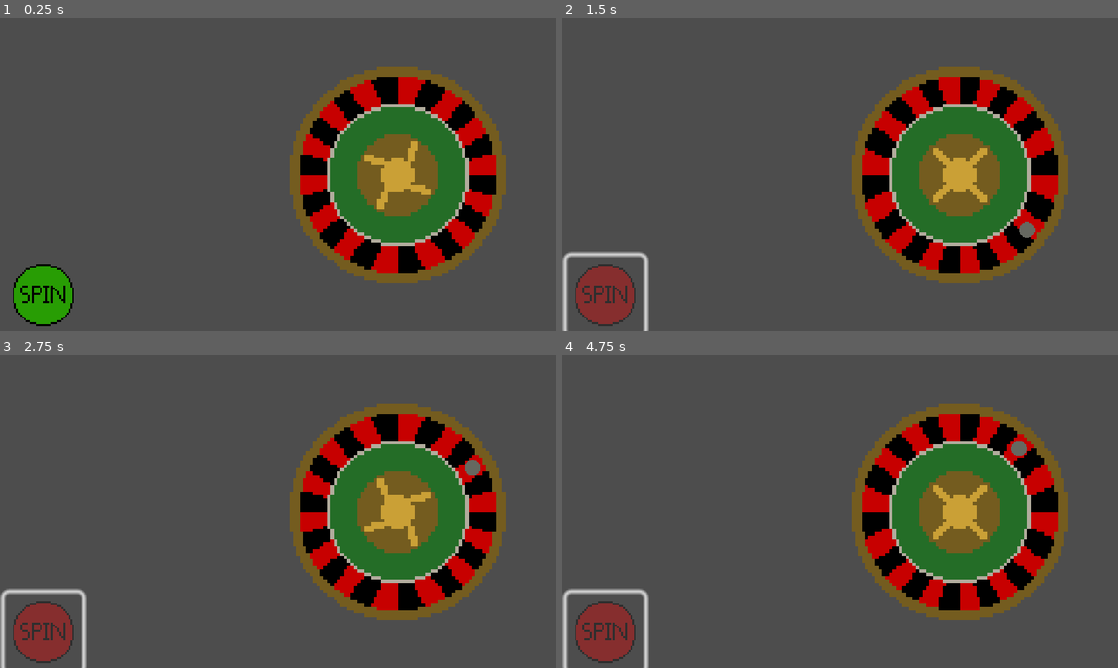
Above: before the commit, frames 1-4 (two rows, left to right).
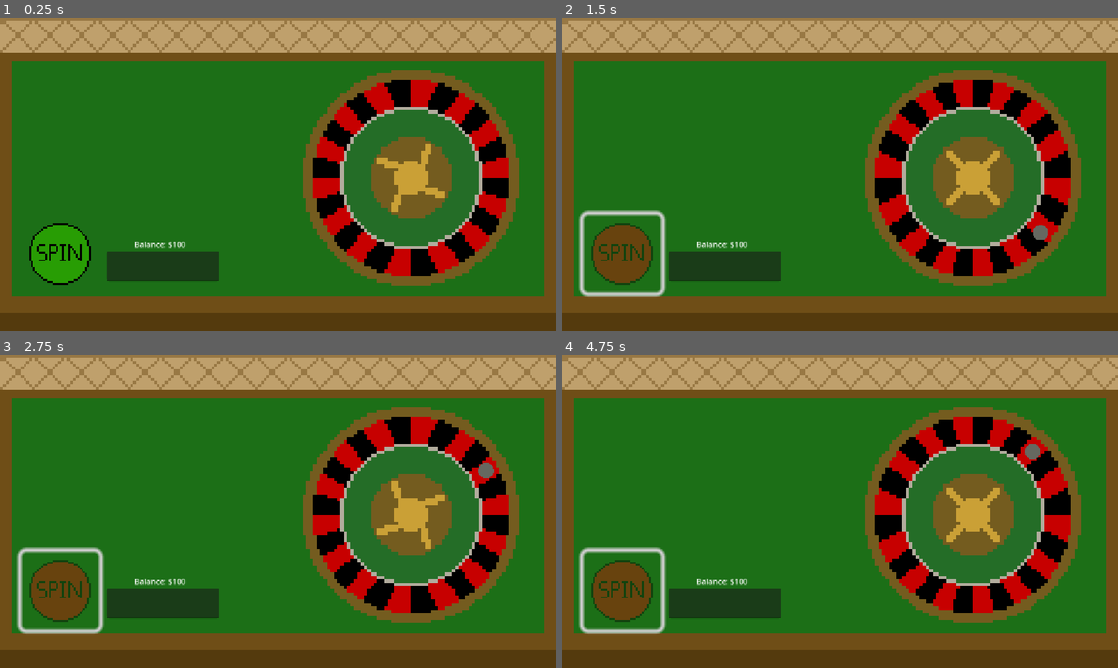
Above: after the commit, the same moments.

Repository: HenryNerd/Sell-Your-Soul
Game: Godot game, scene res://scences/wheel.tscn
Two runs of this game, one before a commit and one after it. Both use one fixed random seed, a clock stepped at 60 frames per second and the inputs below.
Inputs (mouse positions are in pixels of both pictures, inside the frame that each line leads up to; where the layout moved, square brackets give the same spot in the first picture):
- Up to frame 1 (0.25 s): no input
- Up to frame 2 (1.5 s): click (623, 252) [606, 296] at 0.5 s
- Up to frame 3 (2.75 s): no input
- Up to frame 4 (4.75 s): click (623, 589) [606, 633] at 3.5 s

The runs differ from the first frame. In frame 1, 91% of the frame differs, in the area x 0-100%, y 0-100%; in frame 2, 91%; in frame 3, 91%; in frame 4, 91%.
Error after the commit: Invalid assignment of property or key 'text' with value of type 'String' on a base object of type 'null instance'. (res://scripts/spin.gd:40)

Commit message:
Add UI Changes, Minor Functionaly Improvements

Diff:
--- a/scences/wheel.tscn
+++ b/scences/wheel.tscn
@@ -1,6 +1,8 @@
-[gd_scene load_steps=11 format=3 uid="uid://ck2lp0slhityo"]
+[gd_scene load_steps=13 format=3 uid="uid://ck2lp0slhityo"]
 
+[ext_resource type="AudioStream" uid="uid://b107vhhqf6fkw" path="res://assets/roulette.ogg" id="1_h42e7"]
 [ext_resource type="Texture2D" uid="uid://hpbg4f5p51o0" path="res://assets/spin-button.png" id="2_1quow"]
+[ext_resource type="Texture2D" uid="uid://bk3i1uo82flhi" path="res://assets/background.png" id="2_d35lu"]
 [ext_resource type="Script" uid="uid://bvgtfgc2ekryc" path="res://scripts/spin.gd" id="3_gohbq"]
 [ext_resource type="Texture2D" uid="uid://dcneystf218a5" path="res://assets/roulette.png" id="3_im4pi"]
 [ext_resource type="Script" uid="uid://b1ju1exgi2hwo" path="res://scripts/ball.gd" id="4_im4pi"]
@@ -47,12 +49,22 @@
 [node name="Camera2D" type="Camera2D" parent="."]
 limit_enabled = false
 
+[node name="Music" type="AudioStreamPlayer2D" parent="."]
+stream = ExtResource("1_h42e7")
+autoplay = true
+
 [node name="Wheel" type="Node2D" parent="."]
 position = Vector2(-154, -178)
 
+[node name="Background" type="Sprite2D" parent="Wheel"]
+texture_filter = 1
+position = Vector2(154, 177.5)
+scale = Vector2(5.9895835, 5.990741)
+texture = ExtResource("2_d35lu")
+
 [node name="wheelspin" type="AnimatedSprite2D" parent="Wheel"]
 texture_filter = 1
-position = Vector2(402, 179.00002)
+position = Vector2(430, 185)
 scale = Vector2(6.999999, 6.999999)
 sprite_frames = SubResource("SpriteFrames_7d20x")
 animation = &"Spin"
@@ -61,10 +73,10 @@
 
 [node name="spinButton" type="Button" parent="Wheel"]
 texture_filter = 1
-offset_left = -412.0
-offset_top = 348.0
-offset_right = -372.0
-offset_bottom = 388.0
+offset_left = -377.0
+offset_top = 262.0
+offset_right = -337.0
+offset_bottom = 302.0
 scale = Vector2(4, 4)
 icon = ExtResource("2_1quow")
 flat = true
@@ -77,4 +89,23 @@
 texture = ExtResource("4_rb4pr")
 script = ExtResource("4_im4pi")
 
+[node name="LineEdit" type="LineEdit" parent="Wheel"]
+offset_left = -201.0
+offset_top = 338.0
+offset_right = 32.0
+offset_bottom = 399.0
+
+[node name="winDisplay" type="Sprite2D" parent="Wheel"]
+texture_filter = 2
+position = Vector2(-242, 27)
+
+[node name="balance" type="Label" parent="."]
+offset_left = -346.0
+offset_top = 133.0
+offset_right = -143.0
+offset_bottom = 156.0
+text = "Balance: $100"
+horizontal_alignment = 1
+language = "English"
+
 [connection signal="pressed" from="Wheel/spinButton" to="Wheel/spinButton" method="_on_pressed"]
--- a/scripts/ball.gd
+++ b/scripts/ball.gd
@@ -1,7 +1,7 @@
 extends Sprite2D
 
 @onready var wheel = $"../wheelspin"
-var center = Vector2(402.0, 179.0)
+var center = Vector2(430.0, 185.0)
 var radius = 180.0
 var speed = -6.0
 var angle = 0.0
--- a/scripts/spin.gd
+++ b/scripts/spin.gd
@@ -2,9 +2,13 @@
 
 var rng = RandomNumberGenerator.new()
 @onready var ball = $"../ball"
+var balance = 100;
 
 func _on_pressed() -> void:
+	$"../winDisplay".texture = null
+	ball.visible = true
 	ball.spinning = true
+
 	disabled = true
 	icon = load("res://assets/spun-button.png")
 
@@ -20,11 +24,17 @@
 
 	disabled = false
 	icon = load("res://assets/spin-button.png")
+
 	ball.spinning = false
+	ball.hide()
 
 	var result = rng.randi_range(1, 2)
 	print(result)
 	if result == 1:
 		print("Red")
-	elif result == 1:
+		$"../winDisplay".texture = load("res://assets/red.png")
+	elif result == 2:
 		print("Black")
+		$"../winDisplay".texture = load("res://assets/black.png")
+
+	$balance.text = "Balance: $" + str(balance)
Not shown, added: assets/background.png.import
Binary file added: assets/black.png
Not shown, added: assets/black.png.import
Binary file added: assets/red.png
Not shown, added: assets/red.png.import
Not shown, added: assets/roulette.ogg.import
Not shown, added: export_presets.cfg
Not shown, changed: .DS_Store
Not shown, added: assets/roulette.ogg
